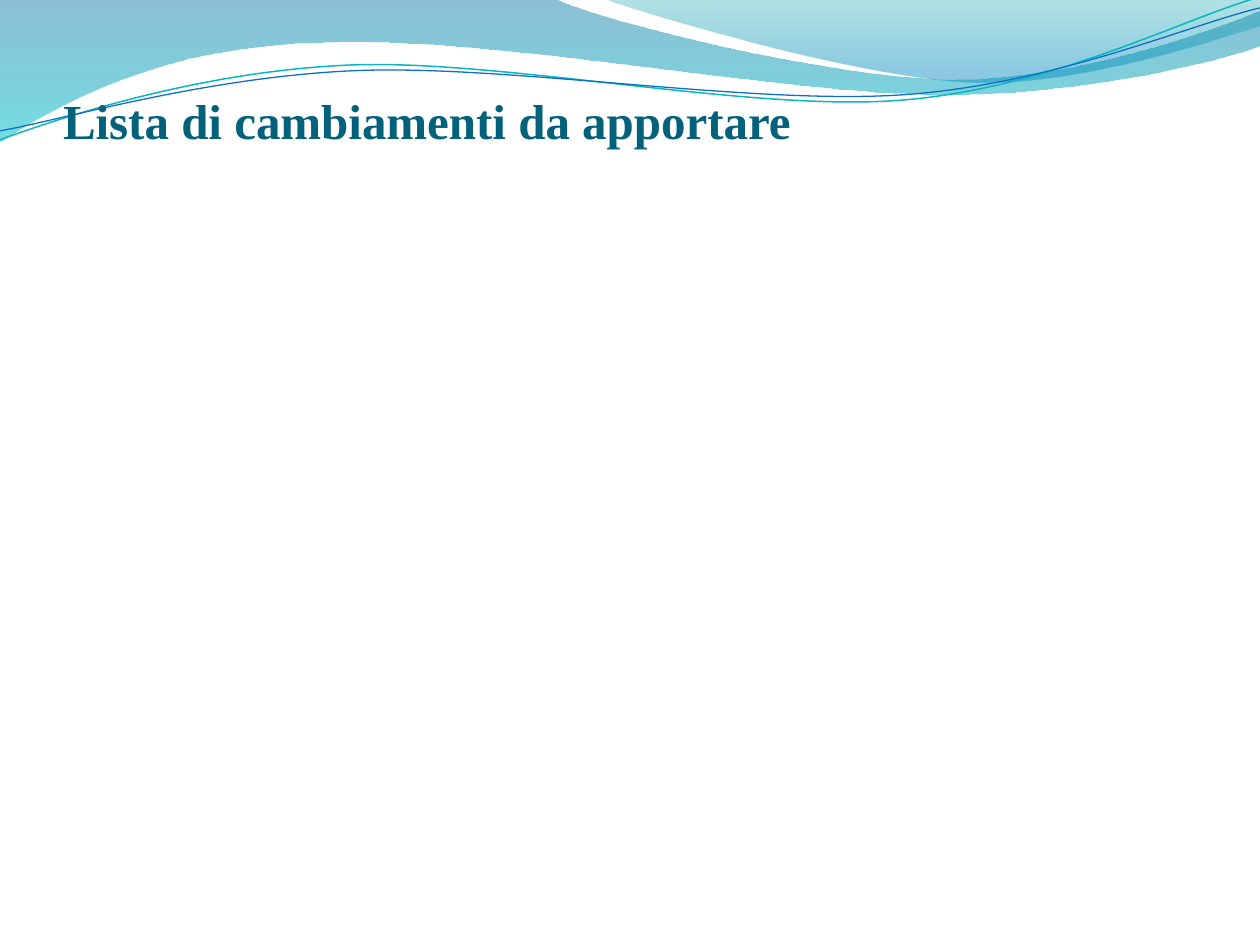
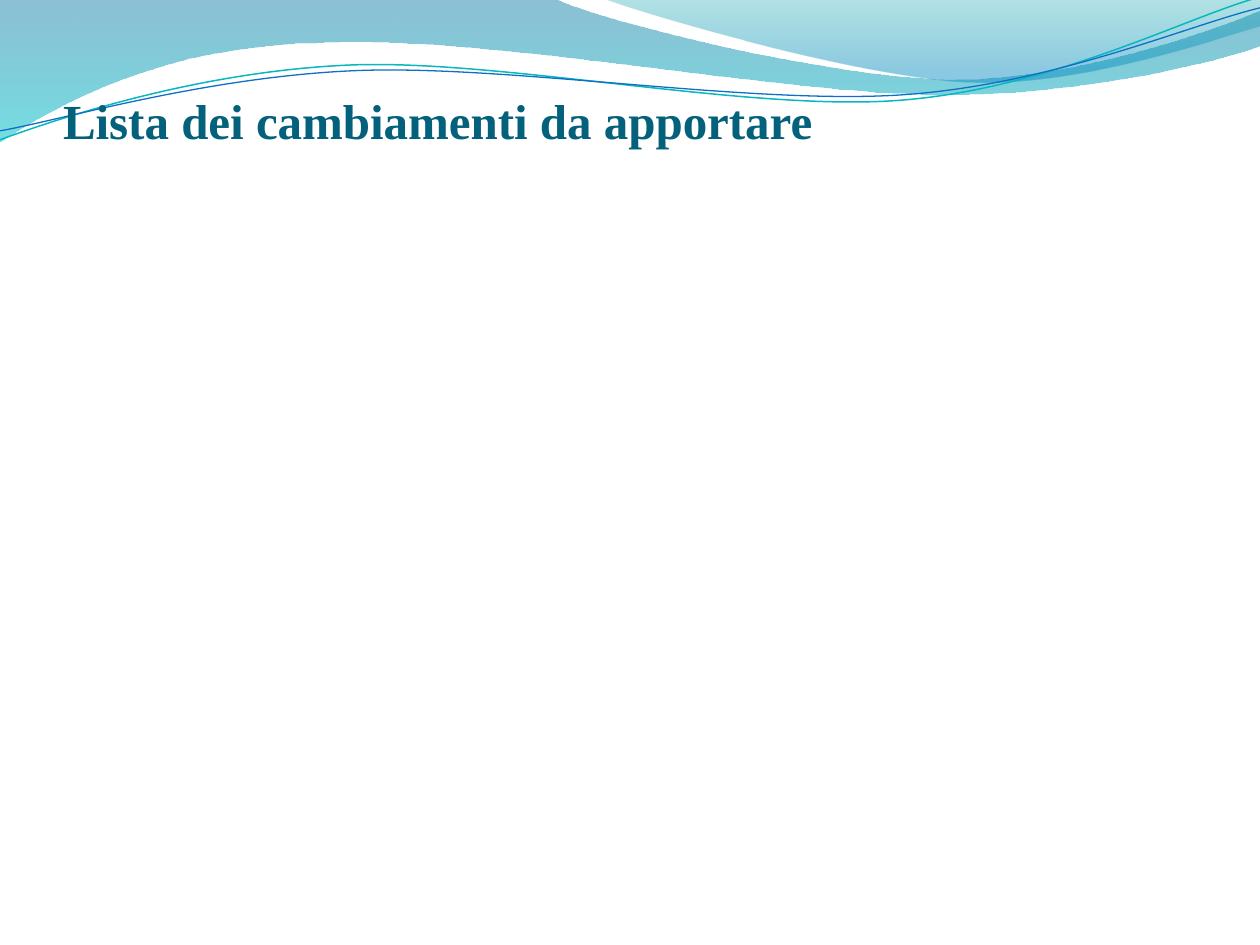
Before and after one commit to giusmastro91/Cognitive-systems, a slide deck: slide 42 of Prova_6/Leone_Mastrosimone_PresentazioneProgetto.pptx. Drawn at 1260x945 pixels with LibreOffice and Linux fonts; fonts in the diff are those of the drawing; background and template pictures are left out. Boxes give left, top, right and bottom in pixels: in the first picture for what was removed or moved away, otherwise in the second. Text is boxed around its words. In the diff, an @@ line names an element or a change of style, - is before the commit and + after.

```diff
--- a/Prova_6/Leone_Mastrosimone_PresentazioneProgetto.pptx
+++ b/Prova_6/Leone_Mastrosimone_PresentazioneProgetto.pptx
@@ title at (x1=63, y1=101, x2=812, y2=149): text changed @@
-Lista di cambiamenti da apportare
+Lista dei cambiamenti da apportare
```
Also in this commit, not shown: 1 other slide changed.
